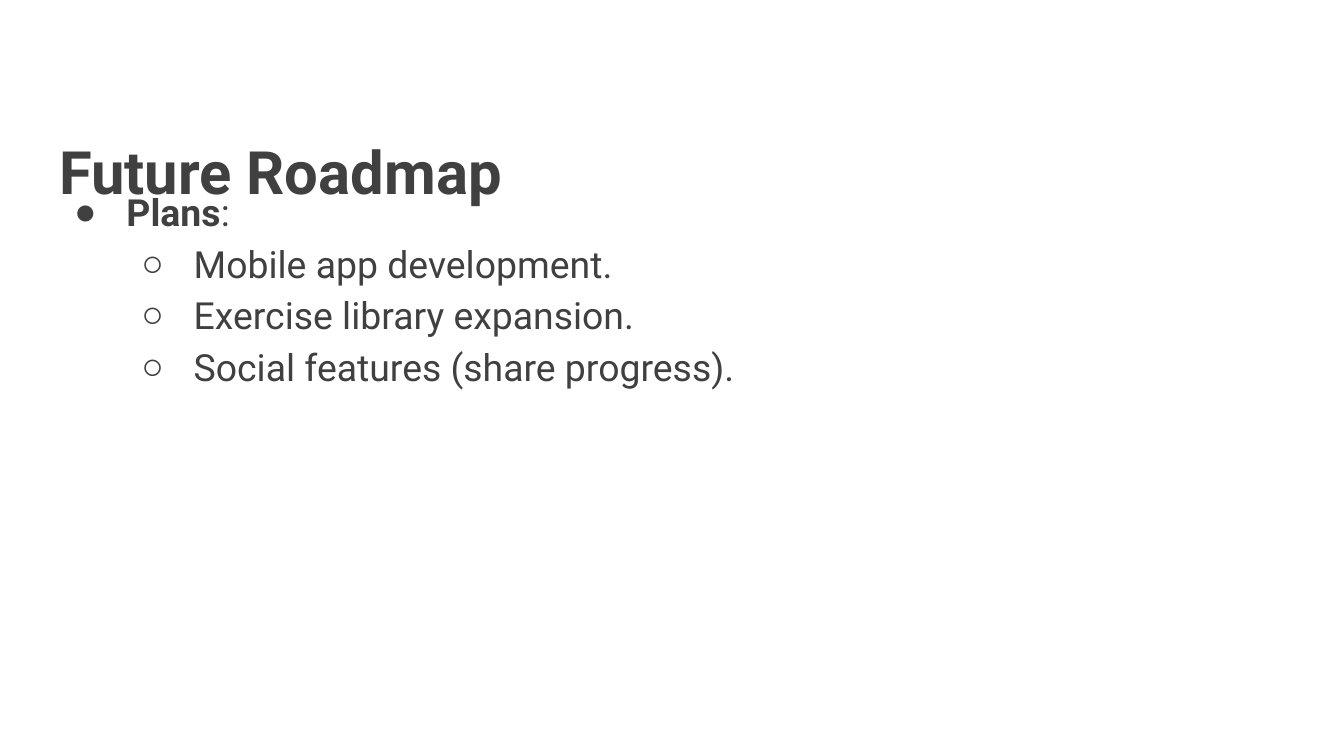
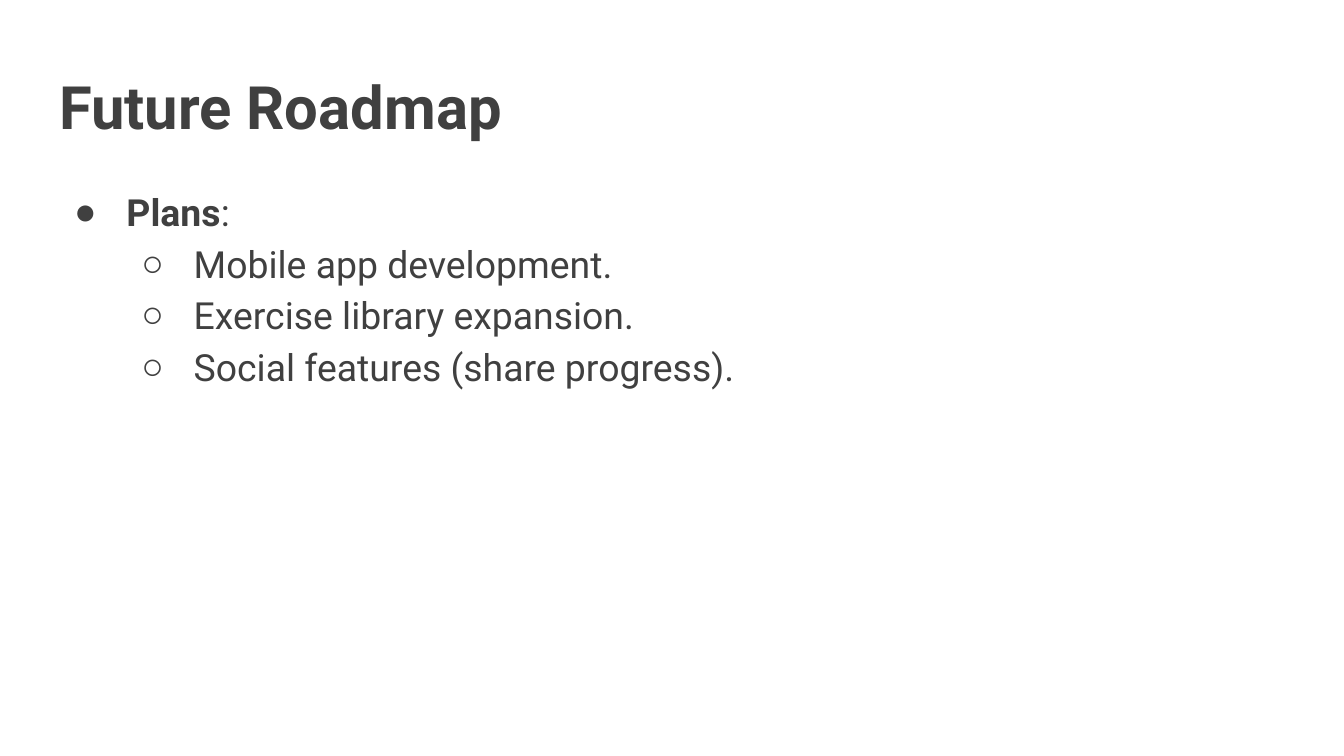
Before and after one commit to silenttundre/VirtualWorkoutBuddy, a slide deck: slide 13 of Virtual Workout Buddy.pptx (slide 10 before the commit). Drawn at 1344x756 pixels with LibreOffice and Linux fonts; fonts in the diff are those of the drawing. Boxes give left, top, right and bottom in pixels: in the first picture for what was removed or moved away, otherwise in the second. Text is boxed around its words. In the diff, an @@ line names an element or a change of style, - is before the commit and + after.

```diff
--- a/Virtual Workout Buddy.pptx
+++ b/Virtual Workout Buddy.pptx
@@ title "Future Roadmap": place and size @@
-title "Future Roadmap" at <box>59,149,502,209</box>
+title "Future Roadmap" at <box>59,84,502,141</box>
@@ title "Future Roadmap" at <box>59,84,502,141</box>: line spacing 1.79 to 1.78 @@
```
Also in this commit, not shown: 10 other slides changed, 3 slides added.
